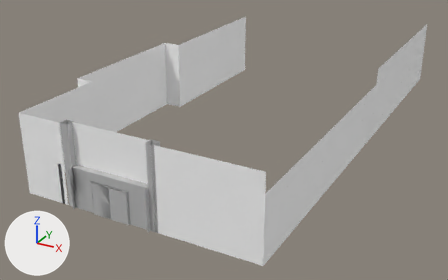
An edit to the FBX model Assets/3dAssets/Buildings/Stage1/Floor1/WallGrp.fbx, drawn before and after from the same camera.
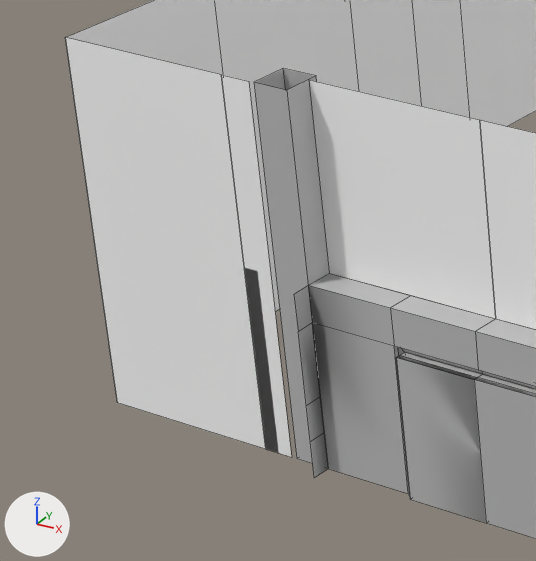
There are two pictures of each version: one whole from a 50 mm camera at (35.0, -53.0, 34.7) aimed at (-4.8, 19.3, -1.5), one close up on the part from 1% to 27% of the width and 37% to 81% of the height. Every picture has the same lights, and +X, +Y and +Z are marked at lower left. The close-ups show mesh edges as thin lines. Where no turn or scale is listed for an object, it has been applied to the vertices. Vertices at the same position are counted once.

Objects in the first close-up: 'EntranceColumnR', 'EntranceDoorL', 'EntranceDoorR', 'EntranceWallHigh', 'EntranceWallLow', 'WallR_1', 'WallR_2', 'WallR_3', 'WallR_7'.
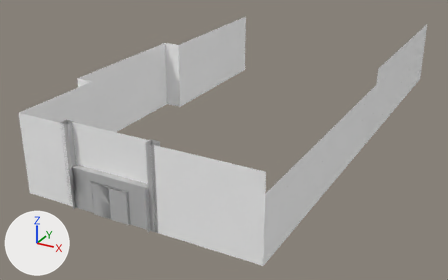
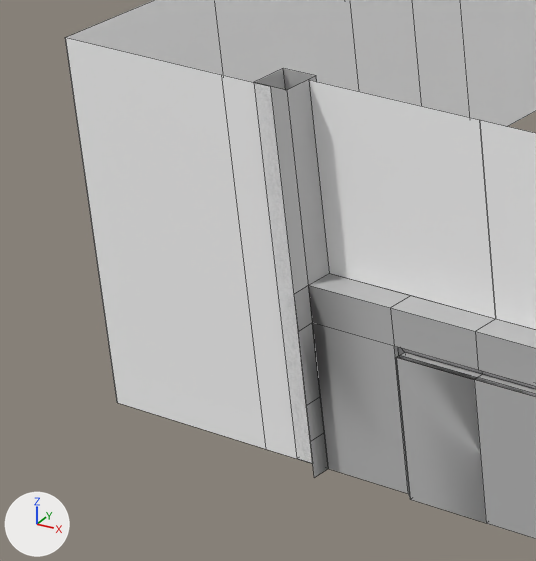
Where the newer file only moved an object's origin or applied its transform, the numbers keep the older frame.

Changed parts and their boxes [x1, y1, x2, y2] in the close-ups (536 x 561 px; the box of a moved part takes in the faces that stretch with it):
'WallR_1', reshaped (9% wider): before [65, 38, 292, 457]; after [65, 38, 312, 463]
part 1 of me_mesh_006, moved or reshaped: [65, 38, 266, 449] in both

The change in detail:
me_mesh_006 has 7 vertices, 2 faces and spans x 0.0..5.83, y 0.0, z 0.0..10.0.
me_mesh_006 is used by ob_wallr_1; location (-15.5, -8.0, 0.0).
Verts and faces of me_mesh_006; kept vertices keep their numbers, new ones are numbered from 7.
Before the commit, vertices of me_mesh_006: 0 (5.0, 0.0, 10.0) at pixel (221, 74), 1 (5.0, 0.0, 0.0) at pixel (265, 449), 2 (5.83, 0.0, 10.0) at pixel (248, 81), 3 (5.83, 0.0, 0.0) at pixel (291, 457), 4 (5.0, 0.0, 10.0) at pixel (221, 74).
Before the commit, vertices of me_mesh_006: 5 (0.0, 0.0, 10.0) at pixel (65, 37), 6 (0.0, 0.0, 0.0) at pixel (117, 402).
Part 1, on me_mesh_006:
Faces deleted: (0, 1, 3, 2), (1, 6, 5, 4).
Vertex 2 moves to (6.5, 0.0, 10.0), pixel (270, 86).
Vertex 3 moves to (6.5, 0.0, 0.0), pixel (312, 463).
New vertex 7 is at (5.0, 0.0, 0.0), pixel (265, 449).
New faces: (0, 2, 3, 1), (4, 7, 6, 5).
